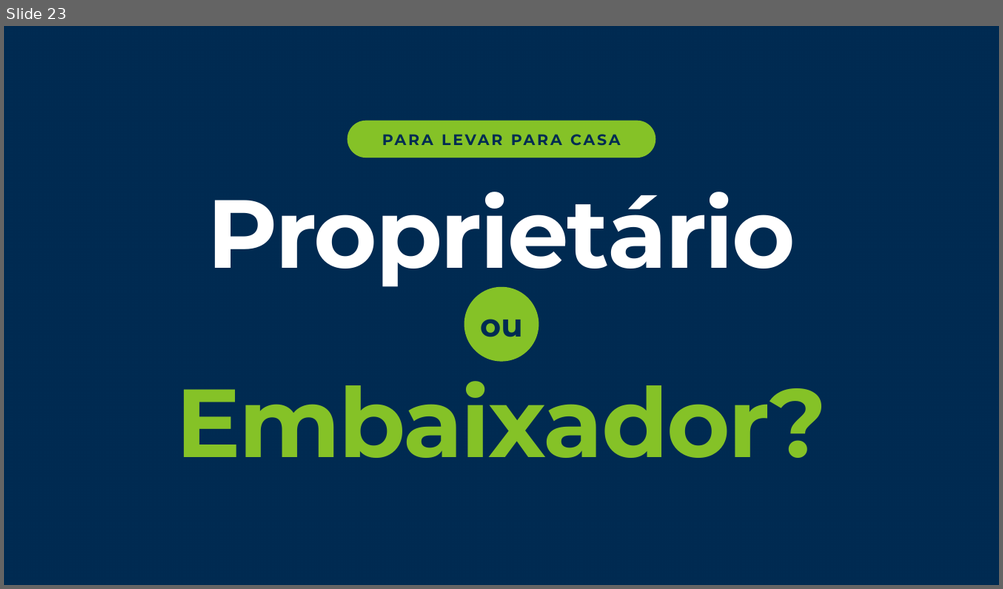
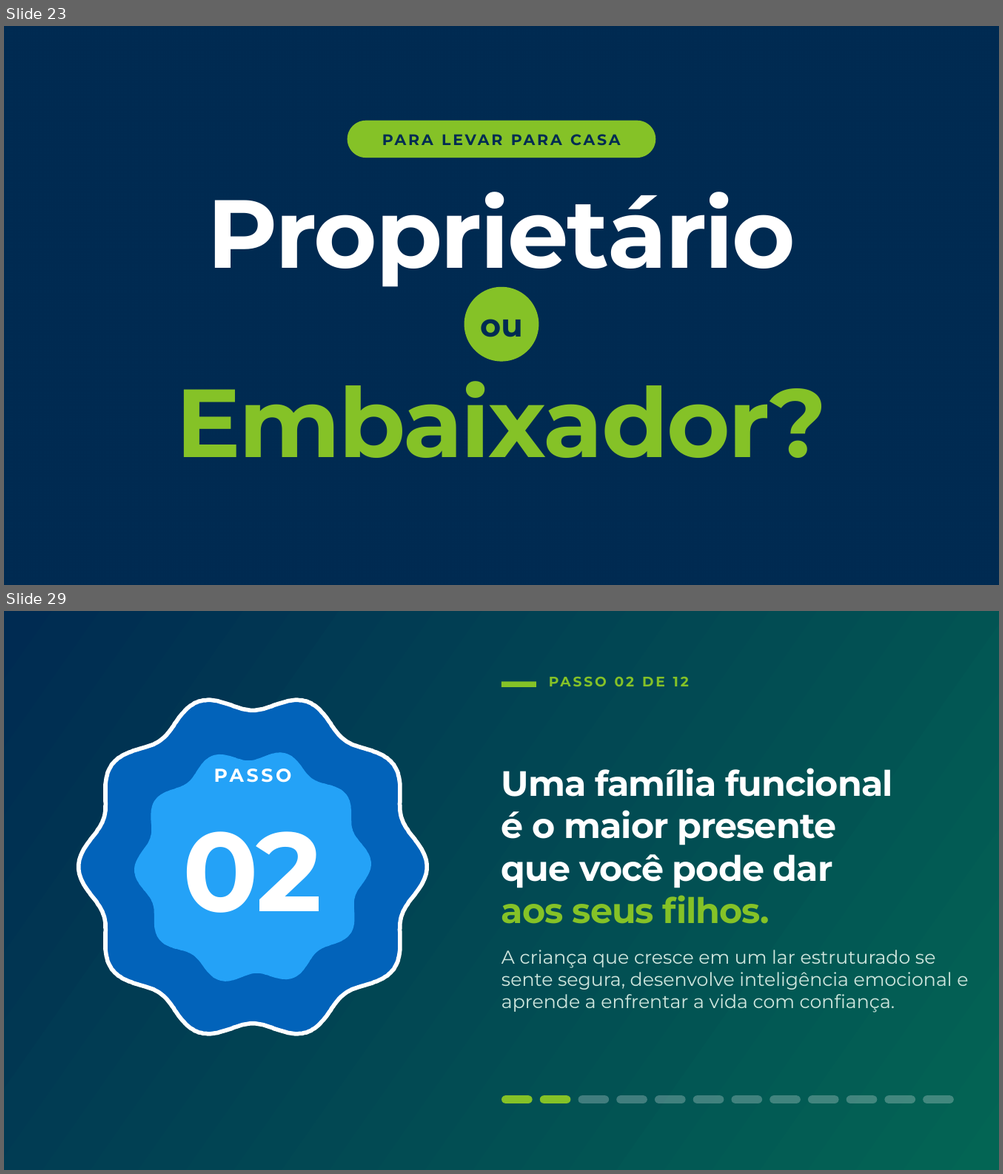
Before and after one commit to freelasrabbit-sys/logo, a slide deck: apresentacoes/aula-2/aula-2-integra.pptx. Shown one above the other, each under a label of ours: slide 23 before the commit, slides 23 and 29 after it; the slides between them are not shown. The pictures are 1003x589 and 1003x1174 pixels, drawn with LibreOffice and Linux fonts; fonts in the diff are those of the drawing; background and template pictures are left out. Boxes give left, top, right and bottom in pixels: in the first picture for what was removed or moved away, otherwise in the second. Text is boxed around its words. In the diff, an @@ line names an element or a change of style, - is before the commit and + after.

```diff
--- a/apresentacoes/aula-2/aula-2-integra.pptx
+++ b/apresentacoes/aula-2/aula-2-integra.pptx
@@ slide 29 added at box(4, 611, 999, 1170), background #FFFFFF @@
@@ rectangle added at box(4, 611, 999, 1170), fill gradient #002B52 to #036554 @@
@@ text added at box(549, 673, 999, 698), 20 pt, text #85C227, bold @@
+PASSO 02 DE 12
@@ freeform shape added at box(79, 693, 427, 1041), fill #0263BA, outline #FFFFFF 6 pt @@
@@ rectangle added at box(501, 681, 536, 687), fill #85C227 @@
@@ text added at box(79, 760, 427, 790), 27 pt, text #FFFFFF, bold @@
+PASSO
@@ freeform shape added at box(134, 749, 371, 985), fill #24A2F7 @@
@@ text added at box(501, 768, 967, 1013), 27 pt, text #CFE6DE @@
+Uma família funcional
+é o maior presente
+que você pode dar
+aos seus filhos.
+A criança que cresce em um lar estruturado se sente segura, desenvolve inteligência emocional e aprende a enfrentar a vida com confiança.
@@ text added at box(183, 832, 322, 913), 162 pt, text #FFFFFF, bold @@
+02
@@ rounded rectangle added at box(501, 1096, 532, 1104), fill #85C227 @@
@@ rounded rectangle added at box(540, 1096, 570, 1104), fill #85C227 @@
@@ rounded rectangle added at box(578, 1096, 609, 1104), fill #FFFFFF at 25% opacity @@
@@ rounded rectangle added at box(616, 1096, 647, 1104), fill #FFFFFF at 25% opacity @@
@@ rounded rectangle added at box(654, 1096, 686, 1104), fill #FFFFFF at 25% opacity @@
@@ rounded rectangle added at box(693, 1096, 723, 1104), fill #FFFFFF at 25% opacity @@
@@ rounded rectangle added at box(731, 1096, 762, 1104), fill #FFFFFF at 25% opacity @@
@@ rounded rectangle added at box(769, 1096, 800, 1104), fill #FFFFFF at 25% opacity @@
@@ rounded rectangle added at box(808, 1096, 839, 1104), fill #FFFFFF at 25% opacity @@
@@ rounded rectangle added at box(846, 1096, 876, 1104), fill #FFFFFF at 25% opacity @@
@@ rounded rectangle added at box(884, 1096, 915, 1104), fill #FFFFFF at 25% opacity @@
@@ rounded rectangle added at box(922, 1096, 953, 1104), fill #FFFFFF at 25% opacity @@
```
Also in this commit, not shown: 10 slides changed, 16 other slides added, 2 other files.
